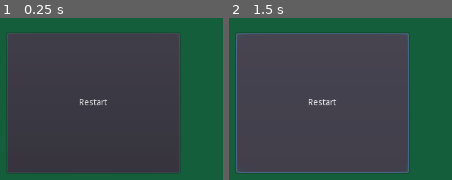
Above: before the commit, frames 1-2 (left to right).
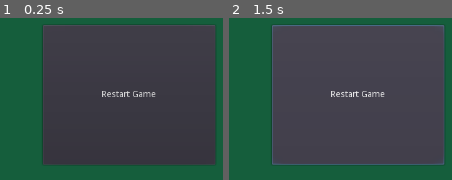
Above: after the commit, the same moments.

Repository: Camasaurus/BorderCollieHunt-Cam
Game: Godot game, scene res://EndScene.tscn
Two runs of this game, one before a commit and one after it. Both use one fixed random seed, a clock stepped at 60 frames per second and the inputs below. This scene is started directly instead of the project's main scene.
Inputs:
- Up to frame 1 (0.25 s): no input
- Up to frame 2 (1.5 s): click "Restart" (after the commit: "Restart Game") at 0.5 s; click "Restart" (after the commit: "Restart Game") at 1.25 s

The runs differ from the first frame. In frame 1, 35% of the frame differs, in the area x 3-97%, y 4-96%; in frame 2, 36%.

Commit message:
Fixed EndScene and CurrentScore doesn't Stack
A fix towards two functions of the game, also fixed that the scoring system updates regularly by attacking enemies (not per second like it was initially). We fixed the scoring system by using _process function insead of _ready function.
Productive Day.

Diff:
--- a/Button.gd
+++ b/Button.gd
@@ -4,6 +4,13 @@
 func _ready():
 	pass # Replace with function body.
 
-func on_button_pressed():
+func _on_Button_pressed():
+	GlobalVariables.scoringInformation["currentScore"] = 0
 	get_tree().change_scene("res://MainGame/MainGame.tscn")
-	# Yet to work, apparently.
+
+# For func _on_button_pressed:
+#The reason why this didn't work last time was that the _on_button_pressed name
+# needed to have the B in _on_button_pressed needed to be CAPITAL.
+# Also the "res://MainGame/MainGame.tscn" was initially "res://MainGame.tscn"
+
+# tl;dr: maingame file was misplaced and on_button_pressed function had typo.
--- a/EndScene.tscn
+++ b/EndScene.tscn
@@ -5,12 +5,13 @@
 [node name="Node2D" type="Node2D"]
 
 [node name="Button" type="Button" parent="."]
-margin_left = 457.737
-margin_top = 287.105
-margin_right = 733.737
-margin_bottom = 510.105
-text = "Restart"
+margin_left = 515.016
+margin_top = 273.6
+margin_right = 791.016
+margin_bottom = 496.6
+text = "Restart Game"
 script = ExtResource( 1 )
 __meta__ = {
 "_edit_use_anchors_": false
 }
+[connection signal="pressed" from="Button" to="Button" method="_on_Button_pressed"]
--- a/Global.gd
+++ b/Global.gd
@@ -3,7 +3,7 @@
 var bulletInstanceCount = 0 # Keeps track of how many bullet instances are current
 var enemyBulletInstanceCount = 0
 
-var previousScores = [200, 150, 140, 50, 20]
+var previousScores = []
 
 var scoringInformation = {
 	"currentScore": 0,
--- a/MainGame/MainGame.gd
+++ b/MainGame/MainGame.gd
@@ -12,22 +12,24 @@
 	while currentTimer > 0:
 		yield(get_tree().create_timer(1.0), "timeout")
 		$HUD/Countdown.text = str(currentTimer)
-		$HUD/CurrentScore.text = str(GlobalVariables.scoringInformation["currentScore"])
 		currentTimer = currentTimer - 1
 		print(currentTimer)
 	print("Game Over")
 	# if currentscore > highscore, then update highscore ?
+	# Store the score in an array.
+	# go to the endscene.
 
-	GlobalVariables.previousScores.push_front( GlobalVariables.scoringInformation["currentScore"])
+	GlobalVariables.previousScores.push_front(GlobalVariables.scoringInformation["currentScore"])
 	print(GlobalVariables.previousScores)
 	get_tree().change_scene("res://EndScene.tscn")
-	# slight bug, when restarting game (make a button for it btw) is that the code doesnt go down afterwards woops.
-	# another slight bug, the end of game shows ALL high scores, instead of just one to start with.
+	# if size array > 5 delete the last index
+	# if currentScore > highscore then highScore = currentScore
 
 # warning-ignore:unused_argument
 func _process(delta):
-	pass
+	$HUD/CurrentScore.text = str(GlobalVariables.scoringInformation["currentScore"])
+# Process runs every frame refresh, which could be 30 fps for some computers. (21/03/22)
 
 # Called every frame. 'delta' is the elapsed time since the previous frame.
-#func _process(delta):
+# func _process(delta):
 #	pass
--- a/MainGame/MainGame.tscn
+++ b/MainGame/MainGame.tscn
@@ -11,16 +11,16 @@
 [sub_resource type="RectangleShape2D" id=2]
 extents = Vector2( 662.058, 10 )
 
-[node name="SpaceInvaders" type="Control"]
-margin_left = -0.768188
-margin_top = 1.23187
-margin_right = 1279.23
-margin_bottom = 721.232
+[node name="BorderCollieHunt" type="Control"]
+margin_left = 0.904297
+margin_top = 2.06811
+margin_right = 1280.9
+margin_bottom = 722.068
 script = ExtResource( 4 )
 __meta__ = {
 "_edit_use_anchors_": false
 }
-countdownMax = 20
+countdownMax = 25
 
 [node name="HUD" type="HBoxContainer" parent="."]
 margin_left = 57.0
